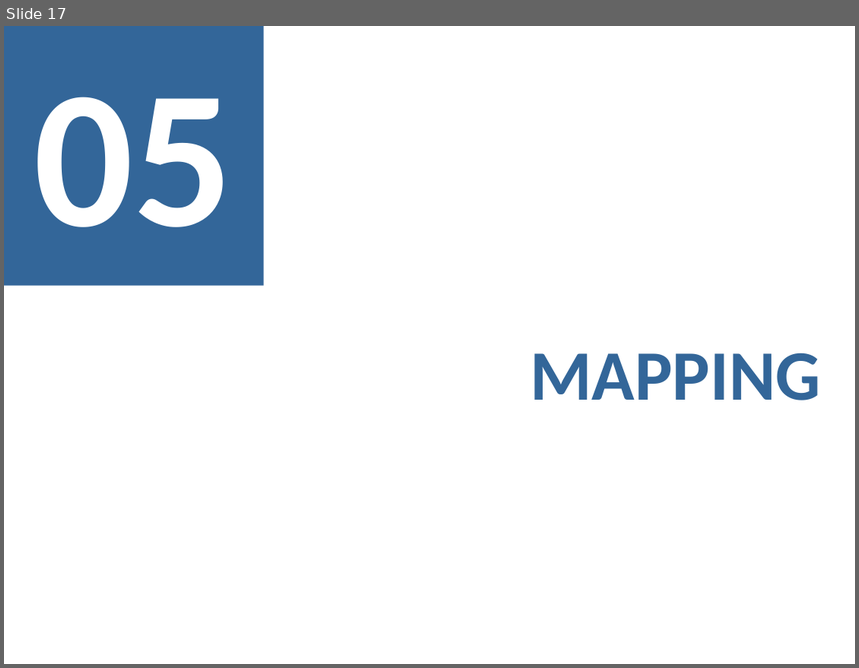
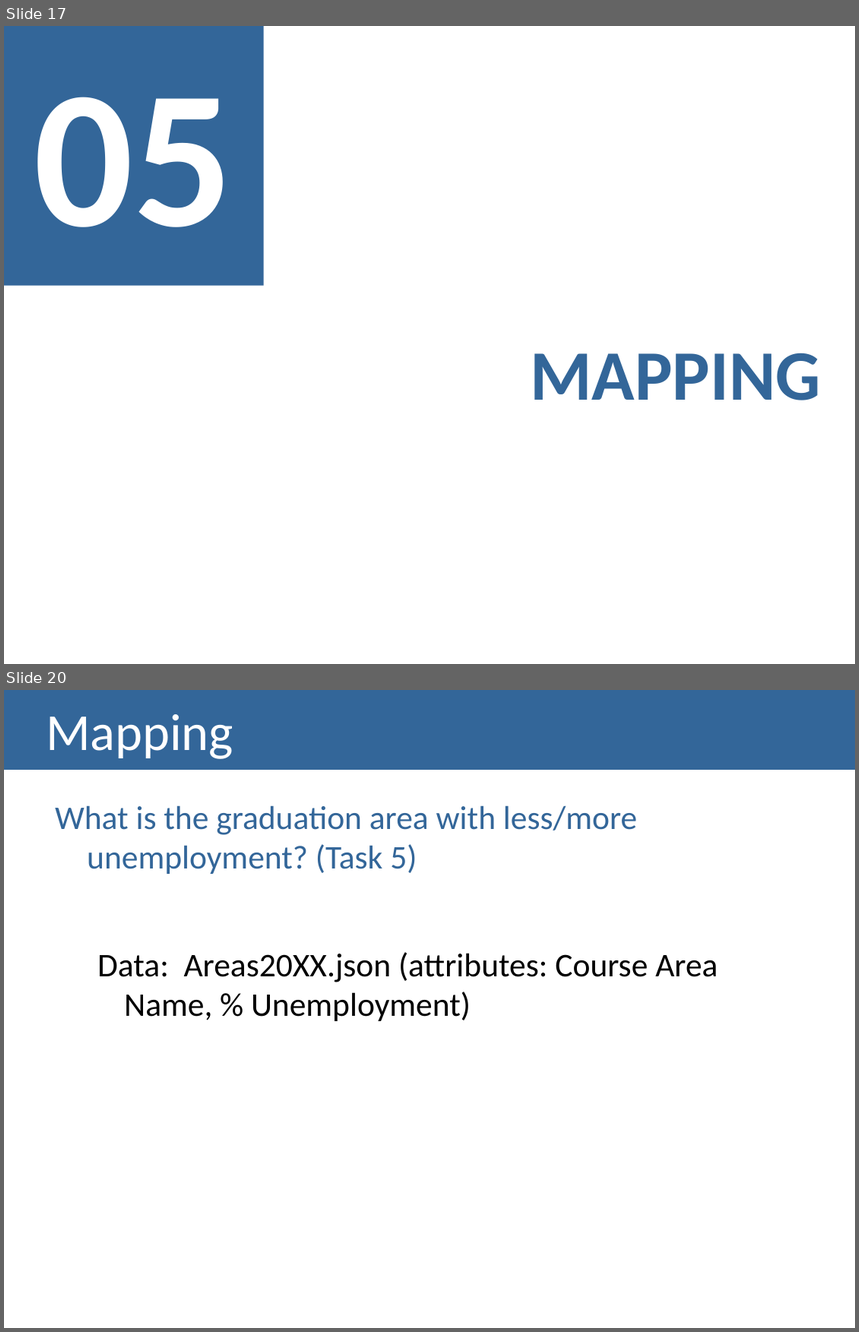
Before and after one commit to Strabox/Higher-Education-Unemployment-Portugal, a slide deck: II-Checkpoint/II-Checkpoint Presentation.pptx. Shown one above the other, each under a label of ours: slide 17 before the commit, slides 17 and 20 after it; the slides between them are not shown. The pictures are 859x668 and 859x1332 pixels, drawn with LibreOffice and Linux fonts; fonts in the diff are those of the drawing. Boxes give left, top, right and bottom in pixels: in the first picture for what was removed or moved away, otherwise in the second. Text is boxed around its words. In the diff, an @@ line names an element or a change of style, - is before the commit and + after.

```diff
--- a/II-Checkpoint/II-Checkpoint Presentation.pptx
+++ b/II-Checkpoint/II-Checkpoint Presentation.pptx
@@ slide 20 added at [4,690,855,1328], background #FFFFFF @@
@@ title added at [4,690,855,770], fill #336699, 44 pt, text #FFFFFF @@
+Mapping
@@ text added at [55,806,718,1021], 28 pt, text #000000 @@
+What is the graduation area with less/more unemployment? (Task 5)
+  Data: Areas20XX.json (attributes: Course Area Name, % Unemployment)
```
Also in this commit, not shown: 1 slide changed, 1 other slide added.
